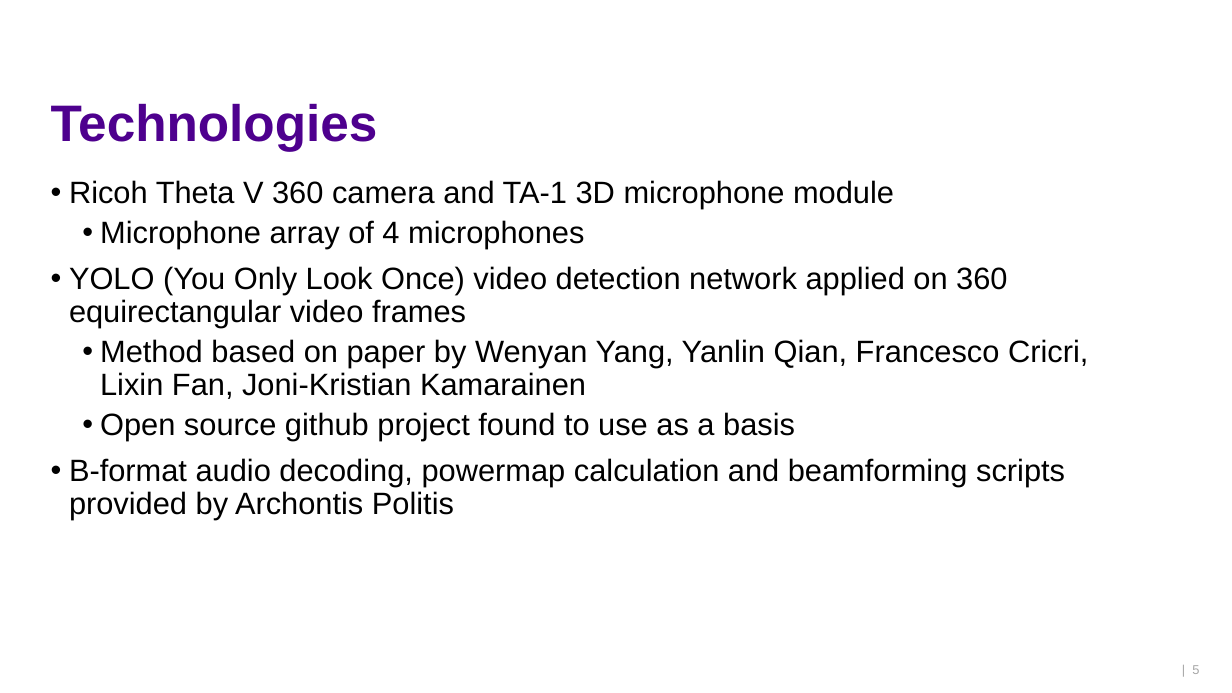
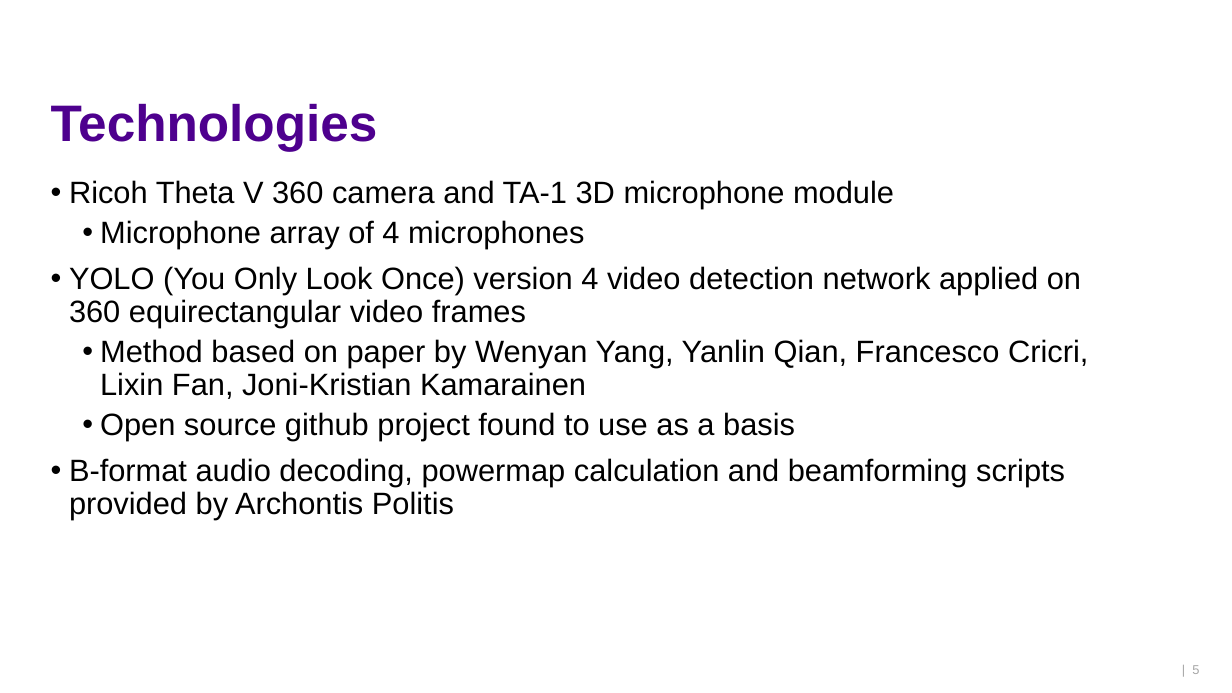
Before and after one commit to ktlhtn/AutoSTAnnot, a slide deck: slide 5 of Power point files/Final presentation.pptx. Drawn at 1232x693 pixels with LibreOffice and Linux fonts; fonts in the diff are those of the drawing; background and template pictures are left out. Boxes give left, top, right and bottom in pixels: in the first picture for what was removed or moved away, otherwise in the second. Text is boxed around its words. In the diff, an @@ line names an element or a change of style, - is before the commit and + after.

Commit message:
Updated the final presentation

```diff
--- a/Power point files/Final presentation.pptx
+++ b/Power point files/Final presentation.pptx
@@ text at (69, 266, 1081, 328): text changed @@
-• YOLO (You Only Look Once) video detection network applied on 360 equirectangular video frames
+• YOLO (You Only Look Once) version 4 video detection network applied on 360 equirectangular video frames
```
Also in this commit, not shown: 9 other slides changed, 11 slides added.
